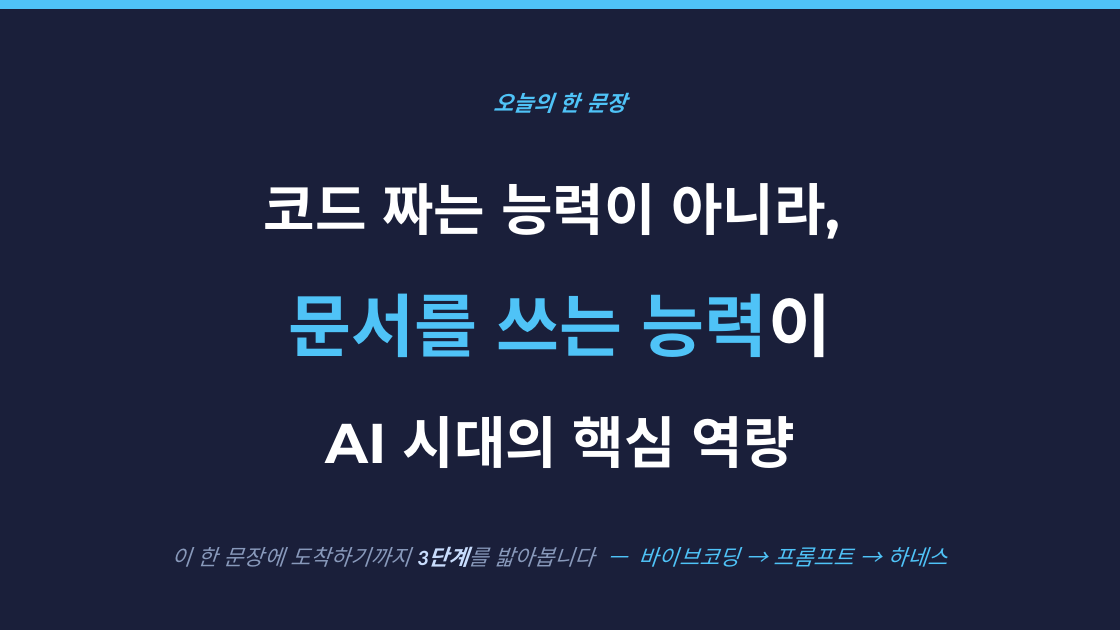
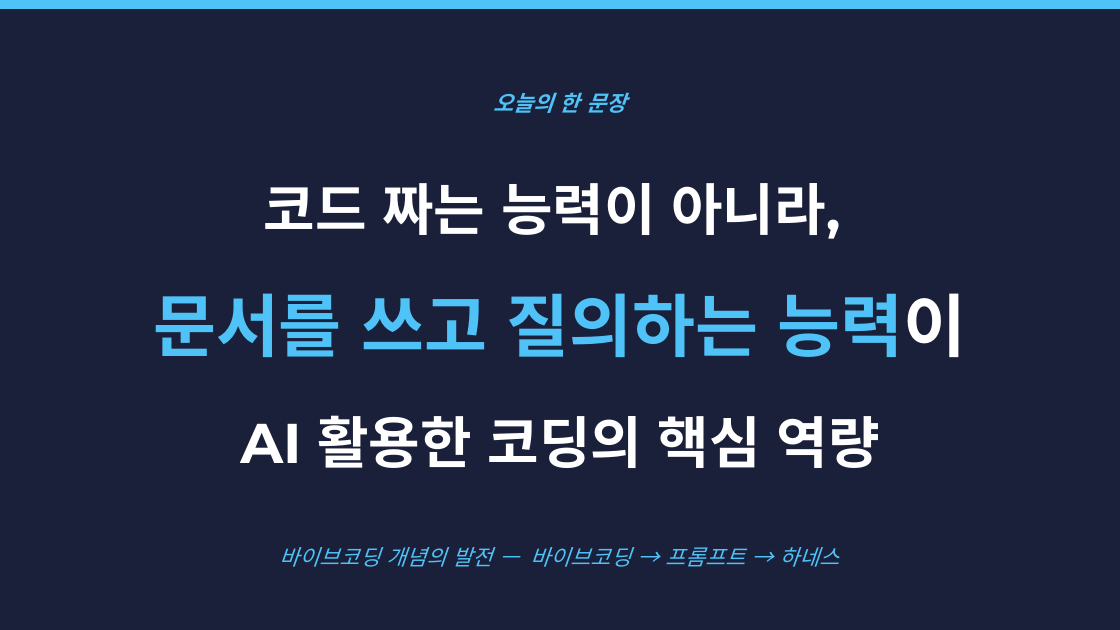
Before and after one commit to hb9397/ai-agent-harness-docs, a slide deck: slide 2 of education/vibe-coding-training/02_개념_서사.pptx. Drawn at 1120x630 pixels with LibreOffice and Linux fonts; fonts in the diff are those of the drawing. Boxes give left, top, right and bottom in pixels: in the first picture for what was removed or moved away, otherwise in the second. Text is boxed around its words. In the diff, an @@ line names an element or a change of style, - is before the commit and + after.

Commit message:
docs(02_개념_서사): 내용수정

```diff
--- a/education/vibe-coding-training/02_개념_서사.pptx
+++ b/education/vibe-coding-training/02_개념_서사.pptx
@@ text at <box>153,293,967,357</box>: text changed @@
-문서를 쓰는 능력이
+문서를 쓰고 질의하는 능력이
@@ text at <box>240,415,880,468</box>: text changed @@
-AI 시대의 핵심 역량
+AI 활용한 코딩의 핵심 역량
@@ text at <box>280,547,839,567</box>: text changed; text colour #8899BB to #4FC3F7 @@
-이 한 문장에 도착하기까지 3단계를 밟아봅니다 — 바이브코딩 → 프롬프트 → 하네스
+바이브코딩 개념의 발전 — 바이브코딩 → 프롬프트 → 하네스
```
Also in this commit, not shown: 7 other slides changed, 3 other files.
